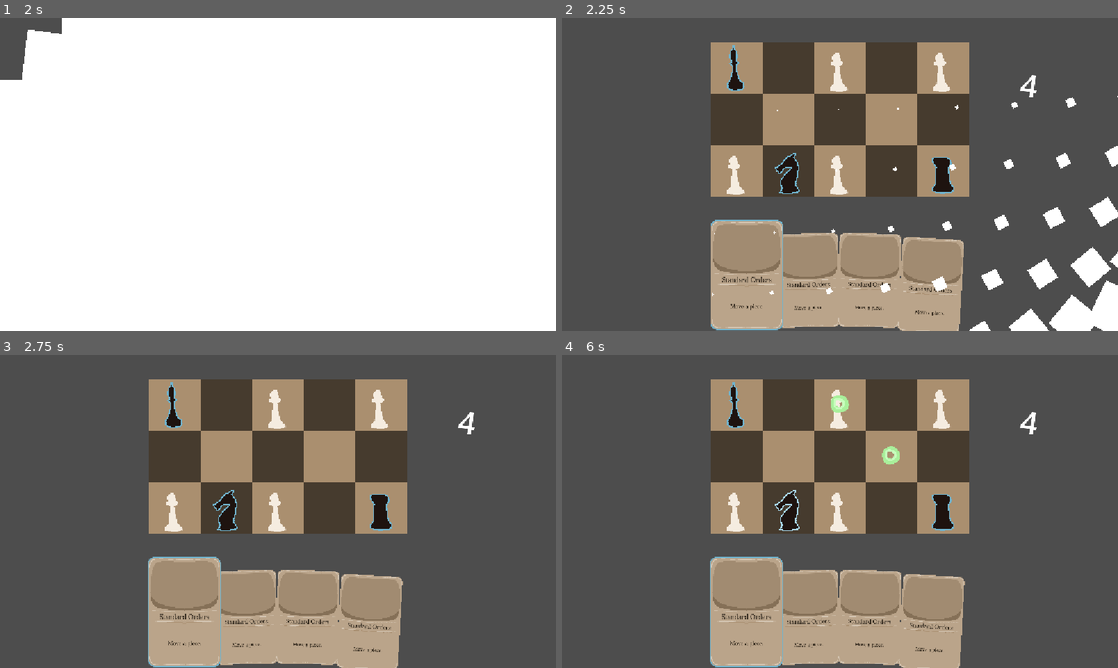
Above: before the commit, frames 1-4 (two rows, left to right).
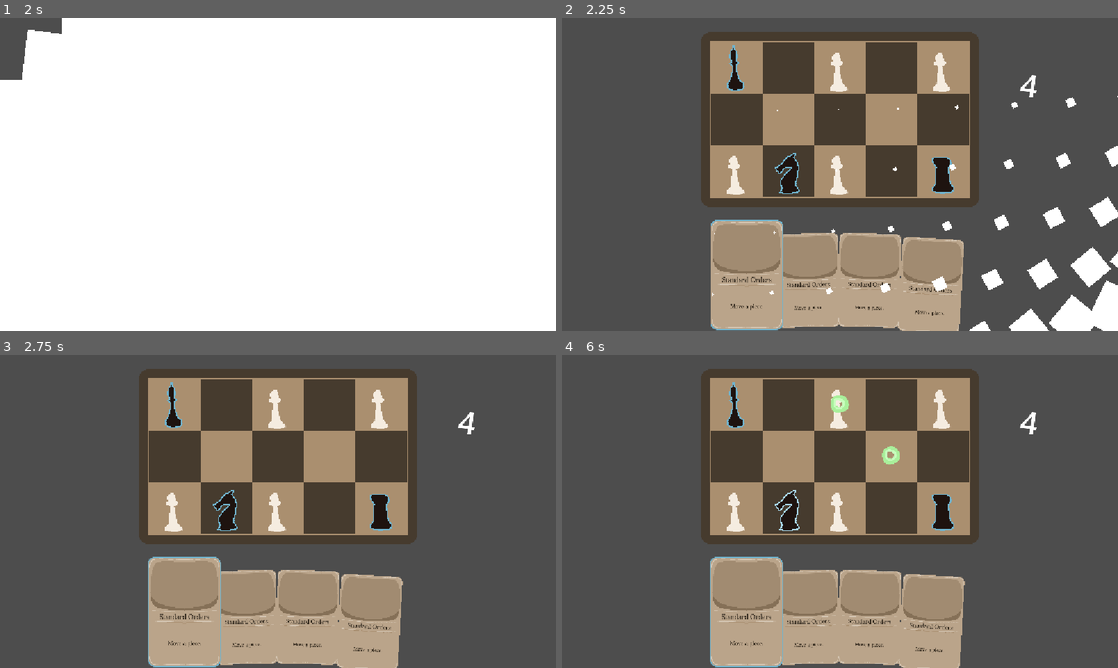
Above: after the commit, the same moments.

Repository: yourname3/gmtk-2026
Game: Godot game, scene res://main_menu/main_menu.tscn
Same seed, same stepped clock (60 frames per second), same inputs: the game is played once before the commit and once after it.
Inputs (mouse positions are in pixels of both pictures, inside the frame that each line leads up to):
- Up to frame 1 (2 s): click "Play" at 0.5 s; click "1" at 1.25 s
- Up to frame 2 (2.25 s): click "Undo" at 2 s
- Up to frame 3 (2.75 s): no input
- Up to frame 4 (6 s): tap Enter at 2.75, 4.25, 5.75 s; move the mouse to (734, 508) at 2.77 s; click (734, 508) at 2.85 s; tap Space at 3.5, 5 s; move the mouse to (840, 508) at 3.52 s; click (840, 508) at 3.6 s; move the mouse to (840, 405) at 4.27 s; click (840, 405) at 4.35 s; move the mouse to (945, 405) at 5.02 s; click (945, 405) at 5.1 s; move the mouse to (789, 508) at 5.77 s; click (789, 508) at 5.85 s

Frame 1 is identical in both runs. In frame 2, 5.0% of the frame differs, in the area x 25-75%, y 4-61%; in frame 3, 5.0%; in frame 4, 5.0%.

Commit message:
polish: board trim

Diff:
--- a/chessboard/board.gd
+++ b/chessboard/board.gd
@@ -8,6 +8,24 @@
 static func move(piece: Piece, position: Vector2i) -> void:
 	if instance != null:
 		await instance._move(piece, position)
+
+# TODO: Also handle other kinds of borders...?
+func build_rectangle_border() -> void:
+	var trim := %Trim
+
+	var rect: Rect2i = get_used_rect()
+	for x in range(0, rect.size.x):
+		trim.set_cell(Vector2i(x,          -1), 0, Vector2i(1, 0)) # top trim
+		trim.set_cell(Vector2i(x, rect.size.y), 0, Vector2i(1, 2)) # bottom trim
+	for y in range(0, rect.size.y):
+		trim.set_cell(Vector2i(         -1, y), 0, Vector2i(0, 1)) # left trim
+		trim.set_cell(Vector2i(rect.size.x, y), 0, Vector2i(2, 1)) # right trim
+
+	trim.set_cell(Vector2i(-1, -1),                   0, Vector2i(0, 0))
+	trim.set_cell(Vector2i(-1, rect.size.y),          0, Vector2i(0, 2))
+	trim.set_cell(Vector2i(rect.size.x, -1),          0, Vector2i(2, 0))
+	trim.set_cell(Vector2i(rect.size.x, rect.size.y), 0, Vector2i(2, 2))
+
 
 # For now, clamps moves like so:
 # - Any move with directionality is clamped based on repeating it as many times
@@ -125,6 +143,8 @@
 	for node: Piece in get_tree().get_nodes_in_group(&"Piece"):
 		piece_map[node.tile_pos()] = node
 
+	build_rectangle_border()
+
 	SignalBus.card_played.connect(func(card: Card):
 		undo_stacks += 1
 		for node: Piece in get_tree().get_nodes_in_group(&"Piece"):
--- a/level_base.tscn
+++ b/level_base.tscn
@@ -3,6 +3,7 @@
 [ext_resource type="Script" uid="uid://cplkyd3ikt0ds" path="res://level_camera.gd" id="1_8rhms"]
 [ext_resource type="Texture2D" uid="uid://cnjdtf56fia74" path="res://chessboard/squares.png" id="2_ucx4l"]
 [ext_resource type="Script" uid="uid://dlpshbooq0wub" path="res://chessboard/board.gd" id="3_agx4c"]
+[ext_resource type="Texture2D" uid="uid://dklp2e8crecys" path="res://chessboard/board_trim.png" id="4_e6jnn"]
 [ext_resource type="PackedScene" uid="uid://dwkpyk486w1so" path="res://board_highlighter/board_highlighter.tscn" id="4_x6ek4"]
 [ext_resource type="PackedScene" uid="uid://dlxncimif4ag5" path="res://card/card_hand.tscn" id="5_a5rkb"]
 [ext_resource type="Script" uid="uid://b06p13p7337hc" path="res://card/card_anchor.gd" id="6_e6jnn"]
@@ -21,6 +22,23 @@
 tile_size = Vector2i(256, 256)
 sources/0 = SubResource("TileSetAtlasSource_x6ek4")
 
+[sub_resource type="TileSetAtlasSource" id="TileSetAtlasSource_fdc3t"]
+texture = ExtResource("4_e6jnn")
+texture_region_size = Vector2i(256, 256)
+0:0/0 = 0
+1:0/0 = 0
+2:0/0 = 0
+0:1/0 = 0
+2:1/0 = 0
+0:2/0 = 0
+1:2/0 = 0
+2:2/0 = 0
+1:1/0 = 0
+
+[sub_resource type="TileSet" id="TileSet_a5rkb"]
+tile_size = Vector2i(256, 256)
+sources/0 = SubResource("TileSetAtlasSource_fdc3t")
+
 [node name="Level" type="Node2D" unique_id=1114344541]
 
 [node name="Camera2D" type="Camera2D" parent="." unique_id=1583186163]
@@ -35,6 +53,10 @@
 format = 2
 layer_0/tile_data = PackedInt32Array(0, 0, 0, 65537, 0, 0, 131074, 0, 0, 196611, 0, 0, 262148, 0, 0, 1, 65536, 0, 65538 …(285 unchanged characters)…
 script = ExtResource("3_agx4c")
+
+[node name="Trim" type="TileMapLayer" parent="ChessBoard" unique_id=668759574]
+unique_name_in_owner = true
+tile_set = SubResource("TileSet_a5rkb")
 
 [node name="BoardHighlighter" parent="." unique_id=1546895326 instance=ExtResource("4_x6ek4")]
 z_index = 200
--- a/level_select/level_select.tscn
+++ b/level_select/level_select.tscn
@@ -2,7 +2,6 @@
 
 [ext_resource type="Script" uid="uid://olmykxerofge" path="res://level_select/level_select.gd" id="1_kp0lh"]
 [ext_resource type="Texture2D" uid="uid://cnjdtf56fia74" path="res://chessboard/squares.png" id="1_sv8in"]
-[ext_resource type="Script" uid="uid://dlpshbooq0wub" path="res://chessboard/board.gd" id="2_kxnyd"]
 [ext_resource type="PackedScene" uid="uid://se1uxpdyqo3b" path="res://level_select/level_select_button.tscn" id="3_kxnyd"]
 
 [sub_resource type="TileSetAtlasSource" id="TileSetAtlasSource_kp0lh"]
@@ -24,7 +23,6 @@
 tile_set = SubResource("TileSet_mtmfa")
 format = 2
 layer_0/tile_data = PackedInt32Array(65537, 0, 0, 196611, 0, 0, 262148, 0, 0, 1, 65536, 0, 131075, 65536, 0, 196612, 65 …(295 unchanged characters)…
-script = ExtResource("2_kxnyd")
 
 [node name="Camera2D" type="Camera2D" parent="." unique_id=2045557199]
 position = Vector2(888, 646)
--- a/levels/transform_rook.tscn
+++ b/levels/transform_rook.tscn
@@ -11,6 +11,9 @@
 
 [node name="ChessBoard" parent="." index="1" unique_id=854148038]
 layer_0/tile_data = PackedInt32Array(0, 0, 0, 65537, 0, 0, 196611, 0, 0, 262148, 0, 0, 1, 65536, 0, 65538, 65536, 0, 13 …(271 unchanged characters)…
+
+[node name="Trim" parent="ChessBoard" index="1" unique_id=668759574]
+tile_map_data = PackedByteArray(0, 0, 2, 0, 2, 0, 0, 0, 1, 0, 1, 0, 0, 0)
 
 [node name="Piece" parent="." index="2" unique_id=1638246795 instance=ExtResource("2_88bnr")]
 position = Vector2(512, 768)
Binary file added: chessboard/board_trim.png
Not shown, added: chessboard/board_trim.png.import
Not shown, added: chessboard/board_trim.PNG.kra
Not shown, added: chessboard/board_trim.kra
Not shown, added: chessboard/board_trim.kra~
Not shown, added: chessboard/board_trim.png~
